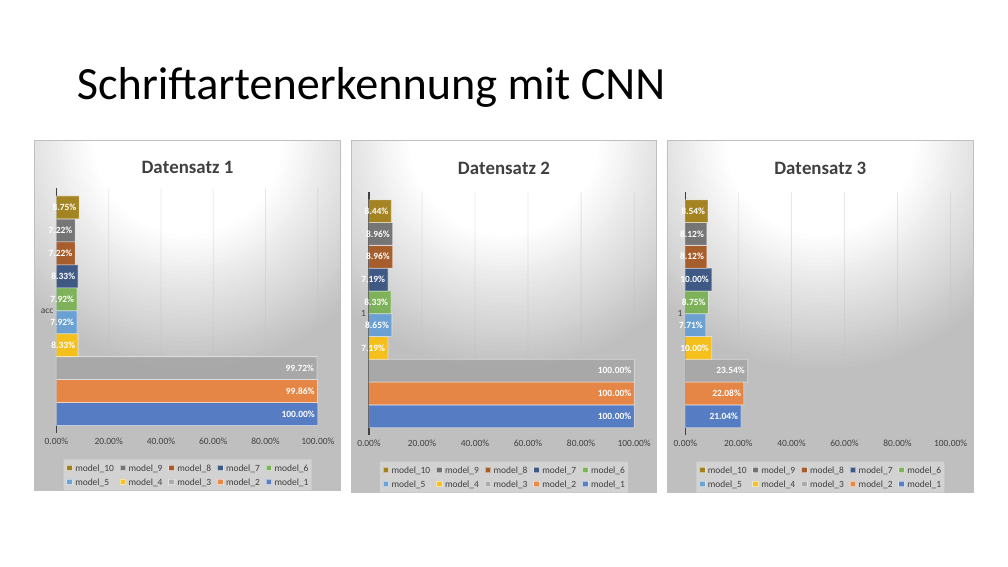
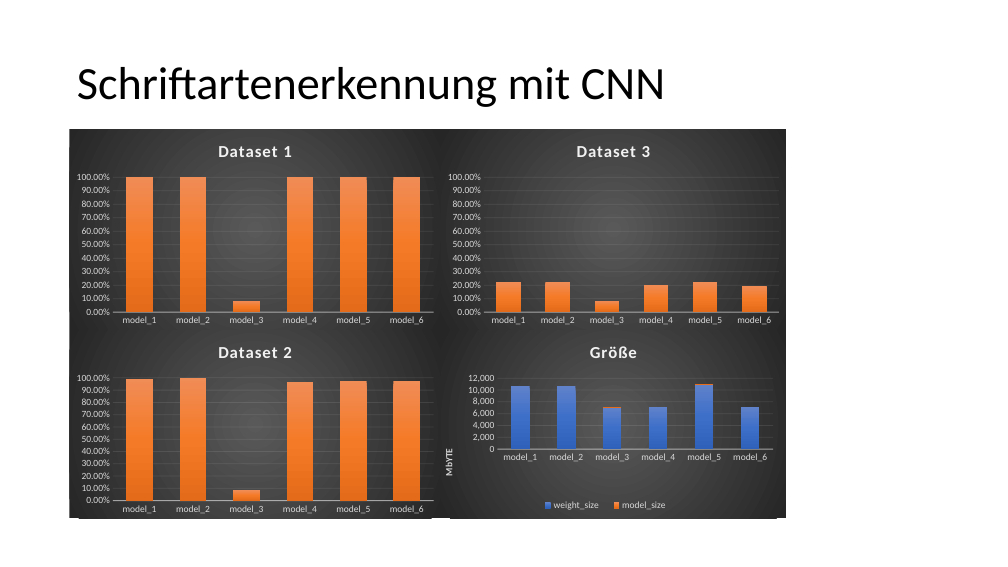
Before and after one commit to alex-ta/Fontinator, a slide deck: slide 4 of NeuronalNet/Alex/Schriftartenerkennung mit CNN.pptx. Drawn at 1008x567 pixels with LibreOffice and Linux fonts; fonts in the diff are those of the drawing. Boxes give left, top, right and bottom in pixels: in the first picture for what was removed or moved away, otherwise in the second. Text is boxed around its words. In the diff, an @@ line names an element or a change of style, - is before the commit and + after.

Commit message:
präsentation

```diff
--- a/NeuronalNet/Alex/Schriftartenerkennung mit CNN.pptx
+++ b/NeuronalNet/Alex/Schriftartenerkennung mit CNN.pptx
@@ bar chart at [70,129,442,330] @@
@@ bar chart to column chart @@
@@ title "Datensatz 1 " to "Dataset 1 " @@
-categories: acc
+categories: model_1, model_2, model_3, model_4, model_5, model_6
-model_1: 1
+Series 1: 1, 1, 0.08, 1, 1, 1
@@ colour of Series 1 #4472C4 at 85% opacity to gradient #F18C57 to #F67B28 to #E56C19 @@
@@ data labels of Series 1 removed @@
-model_2: 0.9986
-model_3: 0.9972
-model_4: 0.0833
-model_5: 0.0792
-model_6: 0.0792
-model_7: 0.0833
-model_8: 0.0722
-model_9: 0.0722
-model_10: 0.0875
@@ legend changed @@
@@ category axis changed @@
@@ value axis changed @@
@@ bar spacing changed @@
@@ background changed @@
@@ border changed @@
@@ column chart: place and size @@
-column chart at [35,140,341,491]
+column chart at [70,129,442,330]
@@ bar chart at [441,129,786,330] @@
@@ bar chart to column chart @@
@@ title "Datensatz 2 " to "Dataset 3 " @@
-categories: 1
+categories: model_1, model_2, model_3, model_4, model_5, model_6
-model_1: 1
+Series 1: 0.22, 0.22, 0.08, 0.2, 0.22, 0.2
@@ colour of Series 1 #4472C4 at 85% opacity to gradient #F18C57 to #F67B28 to #E56C19 @@
@@ data labels of Series 1 removed @@
-model_2: 1
-model_3: 1
-model_4: 0.0719
-model_5: 0.0865
-model_6: 0.0833
-model_7: 0.0719
-model_8: 0.0896
-model_9: 0.0896
-model_10: 0.0844
@@ legend changed @@
@@ category axis changed @@
@@ value axis changed @@
@@ bar spacing changed @@
@@ background changed @@
@@ border changed @@
@@ column chart: place and size @@
-column chart at [351,140,657,493]
+column chart at [441,129,786,330]
@@ column chart added at [70,330,442,519] @@
+title "Dataset 2 "
+categories: model_1, model_2, model_3, model_4, model_5, model_6
+Series 1: 0.99, 1, 0.08, 0.96, 0.98, 0.97
@@ bar chart at [441,330,786,519] @@
@@ bar chart to column stacked chart @@
@@ title "Datensatz 3 " to "Größe " @@
-categories: 1
+categories: model_1, model_2, model_3, model_4, model_5, model_6
-model_1: 0.2104
+weight_size: 10700, 10700, 7100, 7100, 11000, 7200
@@ colour of weight_size #4472C4 at 85% opacity to gradient #6183CB to #3E70CA to #3062BB @@
@@ data labels of weight_size removed @@
-model_2: 0.2208
+model_size: 0, 0, 0, 0, 0, 0
@@ colour of model_size #ED7D31 at 85% opacity to gradient #F18C57 to #F67B28 to #E56C19 @@
@@ data labels of model_size removed @@
-model_3: 0.2354
-model_4: 0.1
-model_5: 0.0771
-model_6: 0.0875
-model_7: 0.1
-model_8: 0.0812
-model_9: 0.0812
-model_10: 0.0854
@@ value axis title "" to "MbYTE " @@
@@ legend changed @@
@@ category axis changed @@
@@ value axis changed @@
@@ bar spacing changed @@
@@ background changed @@
@@ border changed @@
@@ plot area changed @@
@@ column stacked chart: place and size @@
-column stacked chart at [667,140,973,493]
+column stacked chart at [441,330,786,519]
```
Also in this commit, not shown: 10 other slides changed, 6 slides removed, 21 other files.
